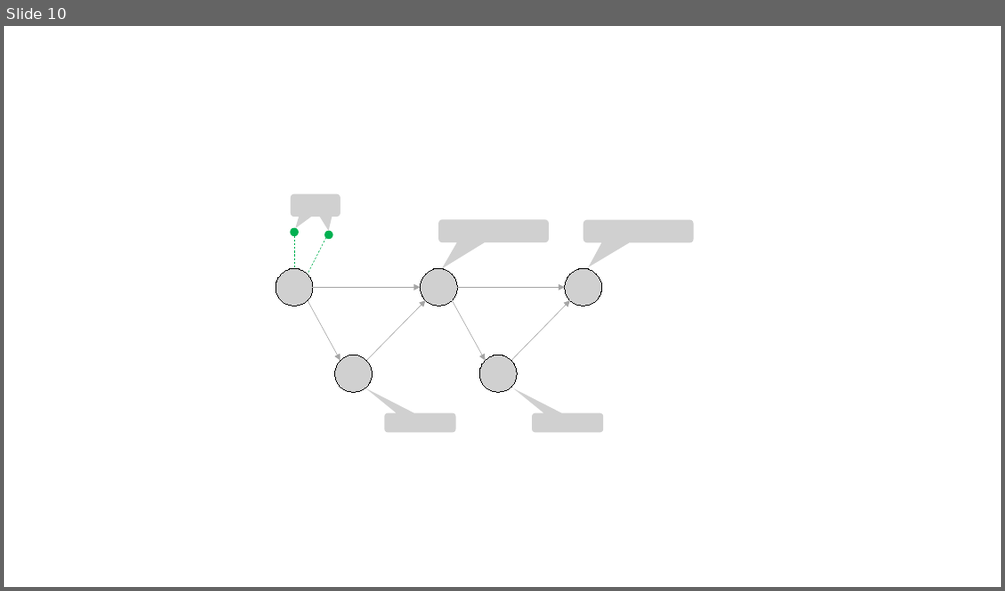
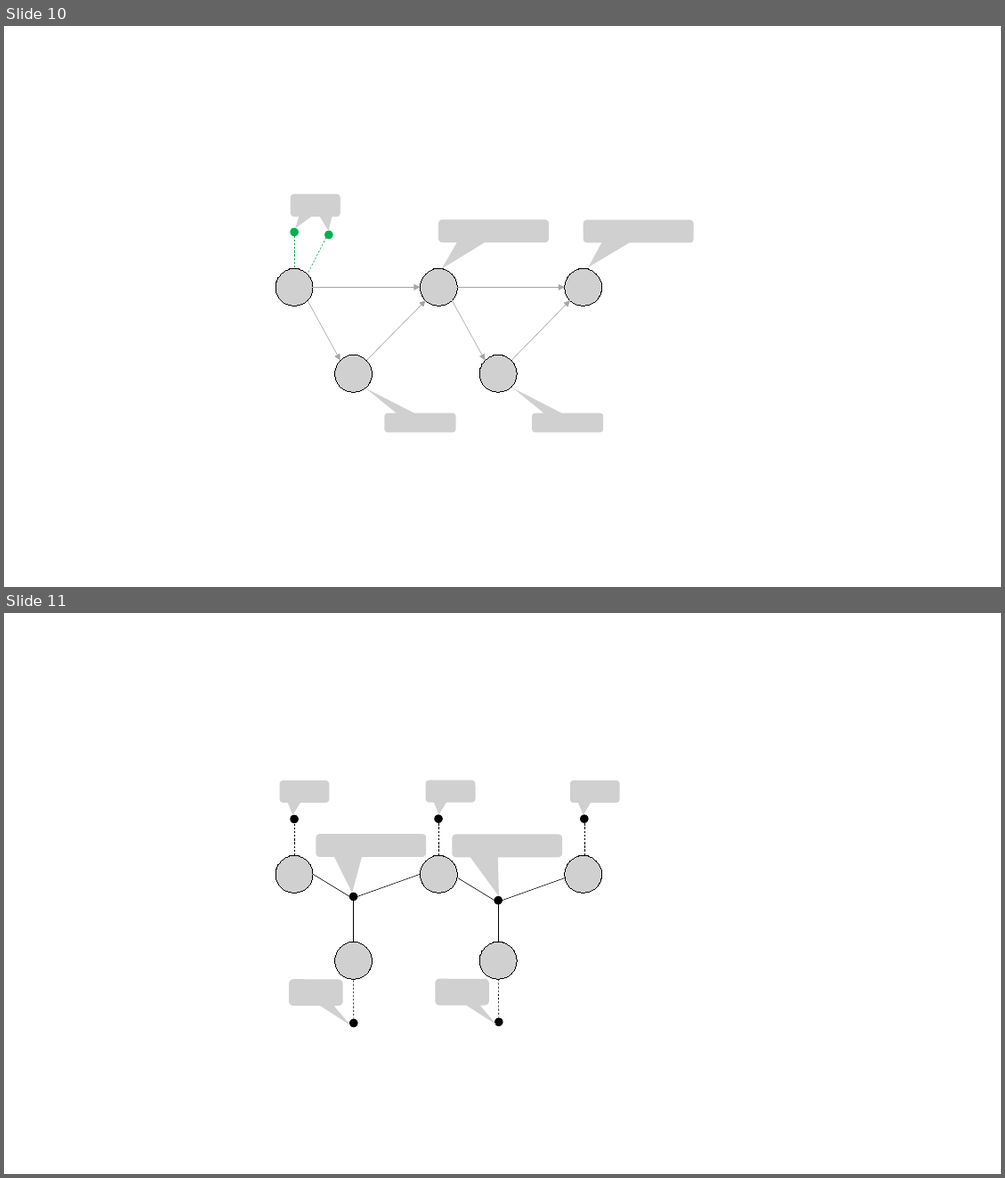
Before and after one commit to borglab/gtsam.org, a slide deck: assets/images/lqr_control/Elimination.pptx. Shown one above the other, each under a label of ours: slide 10 before the commit, slides 10 and 11 after it. The pictures are 1005x591 and 1005x1178 pixels, drawn with LibreOffice and Linux fonts; fonts in the diff are those of the drawing; grey boxes stand for pictures. Boxes give left, top, right and bottom in pixels: in the first picture for what was removed or moved away, otherwise in the second. Text is boxed around its words. In the diff, an @@ line names an element or a change of style, - is before the commit and + after.

```diff
--- a/assets/images/lqr_control/Elimination.pptx
+++ b/assets/images/lqr_control/Elimination.pptx
@@ slide 11 added at [4,613,1001,1174], background #FFFFFF @@
@@ picture added at [279,780,329,803] @@
@@ picture added at [426,779,475,803] @@
@@ picture added at [570,780,619,803] @@
@@ ellipse added at [291,815,298,822], fill #000000, outline #000000 1 pt @@
@@ line added from (294, 855) to (294, 822), #000000 0.5 pt dashed @@
@@ ellipse added at [435,815,442,822], fill #000000, outline #000000 1 pt @@
@@ line added from (438, 855) to (438, 822), #000000 0.5 pt dashed @@
@@ ellipse added at [581,815,588,822], fill #000000, outline #000000 1 pt @@
@@ line added from (584, 855) to (584, 822), #000000 0.5 pt dashed @@
@@ picture added at [316,834,426,857] @@
@@ picture added at [452,835,562,858] @@
@@ picture added at [275,855,313,892] @@
@@ line added from (349, 896) to (313, 874), #000000 0.5 pt @@
@@ line added from (420, 874) to (357, 896), #000000 0.5 pt @@
@@ picture added at [420,855,457,892] @@
@@ line added from (494, 900) to (458, 877), #000000 0.5 pt @@
@@ line added from (565, 877) to (502, 900), #000000 0.5 pt @@
@@ picture added at [565,855,602,892] @@
@@ ellipse added at [349,892,357,900], fill #000000, outline #000000 1 pt @@
@@ line added from (353, 900) to (353, 942), #000000 0.5 pt @@
@@ ellipse added at [494,896,502,904], fill #000000, outline #000000 1 pt @@
@@ line added from (498, 904) to (498, 942), #000000 0.5 pt @@
@@ picture added at [334,942,372,980] @@
@@ picture added at [479,942,517,980] @@
@@ picture added at [289,980,343,1006] @@
@@ line added from (354, 1019) to (353, 980), #000000 0.5 pt dashed @@
@@ picture added at [435,979,488,1005] @@
@@ line added from (499, 1018) to (498, 980), #000000 0.5 pt dashed @@
@@ ellipse added at [350,1019,357,1027], fill #000000, outline #000000 1 pt @@
@@ ellipse added at [495,1018,502,1026], fill #000000, outline #000000 1 pt @@
```
Also in this commit, not shown: 4 slides changed, 39 other files.
